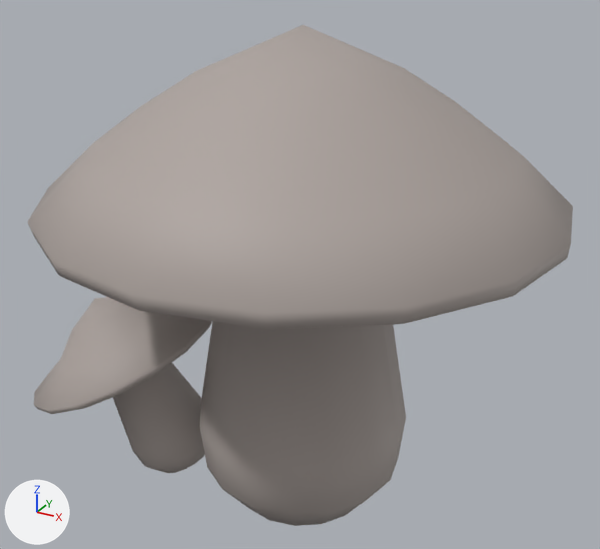
Renders of the FBX model Spades Capstone/Assets/3D Assets/scene objects/mushroomdouble.fbx from each side of a commit.
The view is the same before and after, from a 50 mm camera at (1.66, -3.03, 1.82) aimed at (-0.04, 0.05, 0.28). Lighting does not change. The marker at lower left points along +X, +Y and +Z. Where no turn or scale is listed for an object, it has been applied to the vertices.
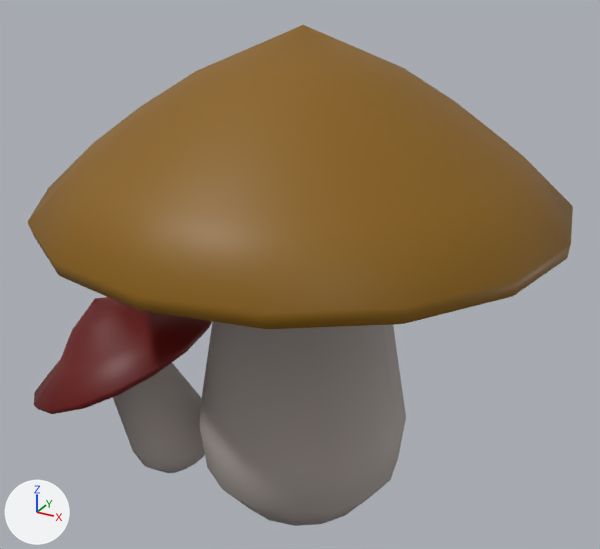
Scene script edits in JSON lines:
```json
{"op": "add", "block": "mat_orange", "code": ["mat_orange = principled_material('Orange')", "mat_orange.base_color = (0.253, 0.116, 0.0)  # brown #8a6000"]}
{"op": "add", "block": "mat_red_skin", "code": ["mat_red_skin = principled_material('Red Skin')", "mat_red_skin.base_color = (0.138, 0.0, 0.0)  # dark red #680000"]}
{"block": "me_cylinder_001", "where": "me_cylinder_001.from_pydata(...)  # 306 vertices, 306 faces; spans x -0.59..1.94, y -0.99..1.31, z -0.41..1.89"}
{"block": "me_cylinder_001", "where": "# used by ob_cylinder_001; location = (-0.794, -0.16, -0.494)"}
{"block": "me_cylinder_001", "change": "me_cylinder_001 part 1: all 112 faces centred in x -0.3..1.89, y -0.94..1.25, z 1.09..1.76 switch from mat_grey (grey #ada39e) to mat_orange (brown #8a6000)"}
{"block": "me_cylinder_001", "change": "me_cylinder_001 part 2: 96 of the faces centred in x -0.57..0.34, y -0.53..0.45, z 0.04..0.54 switch from mat_grey (grey #ada39e) to mat_red_skin (dark red #680000)"}
```

Location of each change, [x1, y1, x2, y2] in pixels of the pictures (600 x 549 px):
```json
{"part": 1, "of": "me_cylinder_001", "change": "recoloured", "before": [28, 25, 573, 329], "after": [28, 25, 573, 329], "on screen": "grey to brown"}
{"part": 2, "of": "me_cylinder_001", "change": "recoloured", "before": [34, 297, 212, 414], "after": [34, 297, 212, 414], "on screen": "grey to brown"}
```
